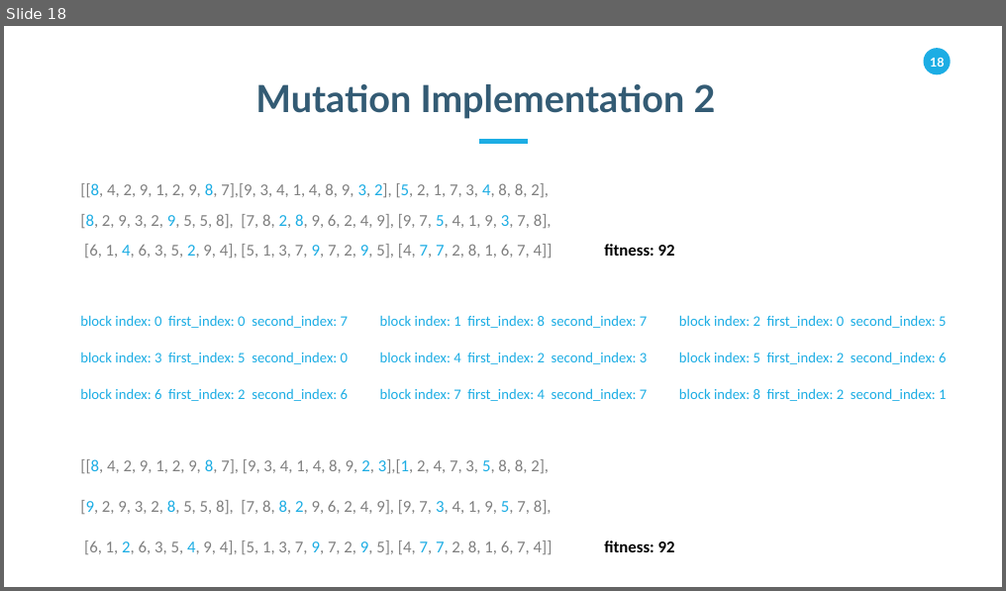
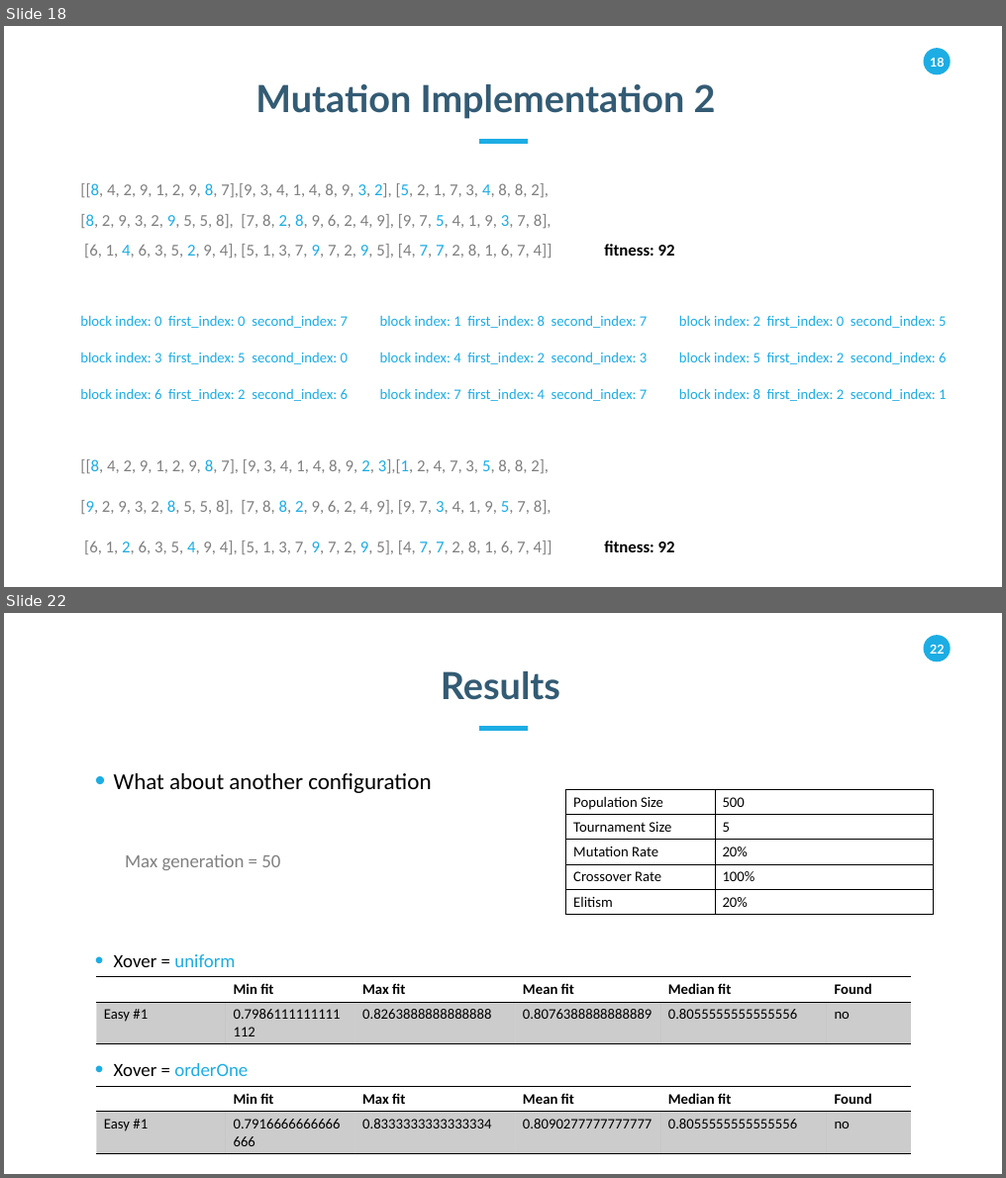
Before and after one commit to salehafzoon/sudoku-solver-with-ga, a slide deck: presentation.pptx. Shown one above the other, each under a label of ours: slide 18 before the commit, slides 18 and 22 after it; the slides between them are not shown. The pictures are 1006x591 and 1006x1178 pixels, drawn with LibreOffice and Linux fonts; fonts in the diff are those of the drawing. Boxes give left, top, right and bottom in pixels: in the first picture for what was removed or moved away, otherwise in the second. Text is boxed around its words. In the diff, an @@ line names an element or a change of style, - is before the commit and + after.

```diff
--- a/presentation.pptx
+++ b/presentation.pptx
@@ slide 22 added at (4,613,1002,1174), background #FFFFFF; not listed: 2 template elements that a slide beside it also shows @@
@@ text added at (441,671,560,700), 36 pt, text #335B74, bold @@
+Results
@@ line added from (479, 728) to (528, 728), #1CADE4 4.5 pt @@
@@ text added at (114,773,431,793), 22 pt, text #000000 @@
+• What about another configuration
@@ table added at (566,789,934,915), 5 rows, 2 columns @@
+Population Size | 500
+Tournament Size | 5
+Mutation Rate | 20%
+Crossover Rate | 100%
+Elitism | 20%
@@ text added at (125,855,280,870), 18 pt, text #808080 @@
+Max generation = 50
@@ text added at (114,955,235,967), 18 pt, text #1CADE4 @@
+• Xover = uniform
@@ table added at (97,977,912,1045), 2 rows, 6 columns @@
+ | Min fit | Max fit | Mean fit | Median fit | Found
+Easy #1 | 0.7986111111111112 | 0.8263888888888888 | 0.8076388888888889 | 0.8055555555555556 | no
@@ table added at (97,1087,912,1155), 2 rows, 6 columns @@
+ | Min fit | Max fit | Mean fit | Median fit | Found
+Easy #1 | 0.7916666666666666 | 0.8333333333333334 | 0.8090277777777777 | 0.8055555555555556 | no
@@ text added at (114,1063,248,1076), 18 pt, text #1CADE4 @@
+• Xover = orderOne
```
Also in this commit, not shown: 3 slides changed, 7 other slides added, 3 slides removed, 16 other files.
